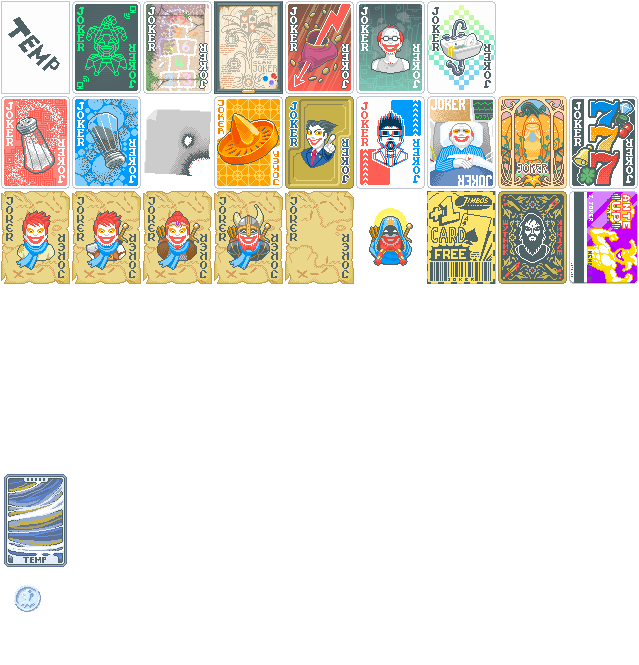
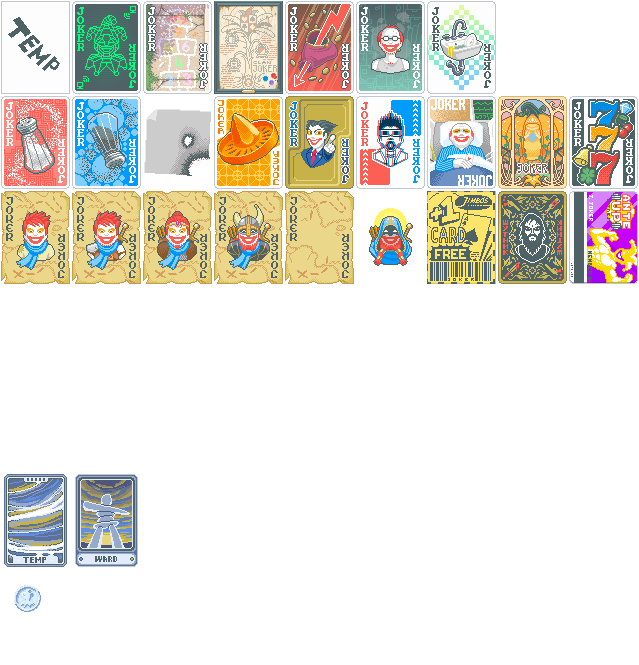
Layers edited between the first and the second w=639, h=665 image:
added group "Consumables" with 3 layers above "Jokers" over bbox(75, 474, 138, 567)
added group "Spectrals" with 2 layers in group "Consumables" over bbox(75, 474, 138, 567)
added layer "spectral_ward" in group "Spectrals" over bbox(75, 474, 138, 567)